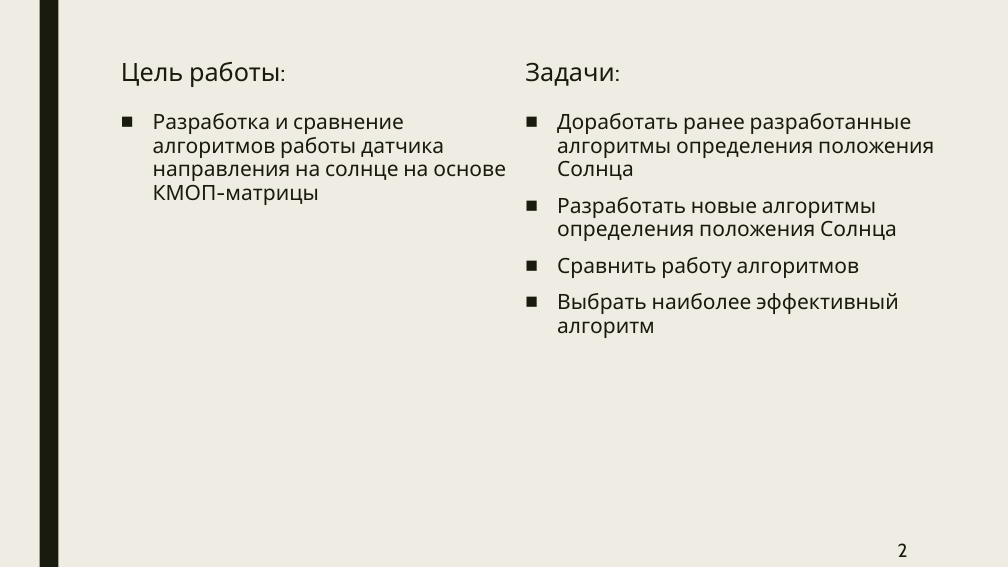
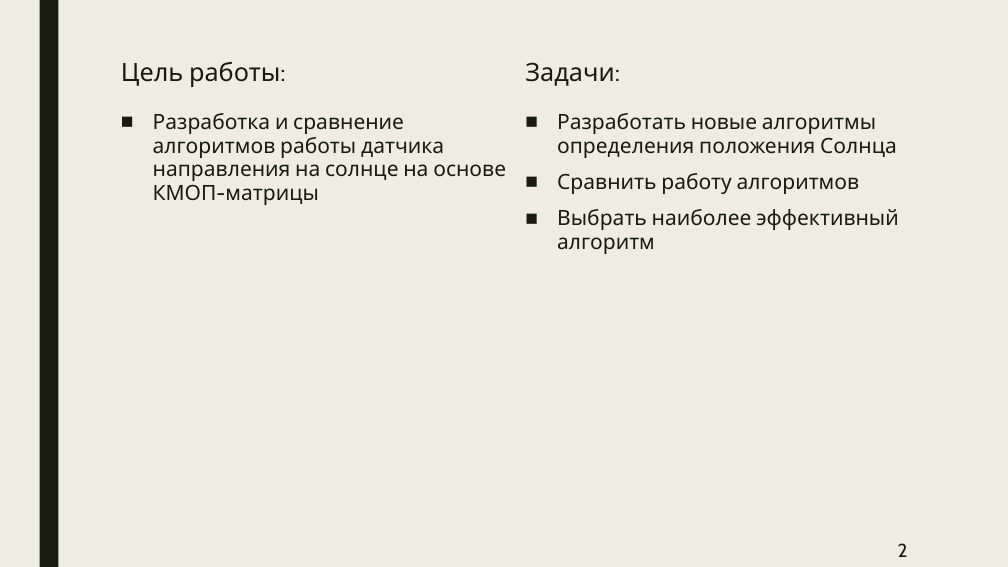
Before and after one commit to BarikQ/course_4, a slide deck: slide 2 of Pres/Диплом преза.pptx. Drawn at 1008x567 pixels with LibreOffice and Linux fonts; fonts in the diff are those of the drawing. Boxes give left, top, right and bottom in pixels: in the first picture for what was removed or moved away, otherwise in the second. Text is boxed around its words. In the diff, an @@ line names an element or a change of style, - is before the commit and + after.

```diff
--- a/Pres/Диплом преза.pptx
+++ b/Pres/Диплом преза.pptx
@@ text at (x1=557, y1=113, x2=934, y2=180): paragraph removed @@
-■ Доработать ранее разработанные алгоритмы определения положения Солнца
```
Also in this commit, not shown: 9 other slides changed, 2 slides added, 3 other files.
